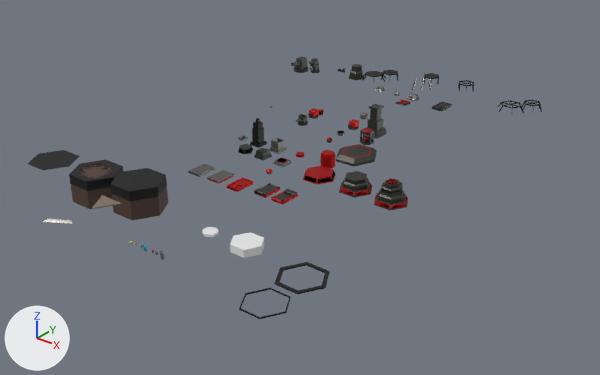
One commit to the Blender file Blender/Units.blend: the scene before it, then after it.
Before and after are seen from a 50 mm camera at (24.3, -32.1, 13.8) aimed at (5.3, -8.3, -0.9). The lights are fixed; the arrows at lower left show +X, +Y and +Z.

Before the edit, the objects in view are built like this:
```python
ob_container1old = bpy.data.objects.new('Container1Old', me_cube_009)
ob_container1old.location = (4.52, 0.59, 0.0)
ob_containerpart = bpy.data.objects.new('ContainerPart', me_cylinder_018)
ob_containerpart.location = (6.06, -7.48, 0.0)
ob_engine1old = bpy.data.objects.new('Engine1Old', me_cube_018)
ob_engine1old.location = (6.25, 1.24, 0.0)
ob_extractground1 = bpy.data.objects.new('ExtractGround1', me_cylinder_009)
ob_extractground1.location = (6.46, -6.05, 0.0)
ob_groundcrate = bpy.data.objects.new('GroundCrate', me_cylinder_020)
ob_groundcrate.location = (-0.04, -14.2, 0.45)
ob_groundcrate.rotation_euler = (0.0, 0.0, 0.524)  # degrees (0, 0, 30)
ob_reactorpart = bpy.data.objects.new('ReactorPart', me_cylinder_023)
ob_reactorpart.location = (5.94, -4.54, 0.0)
ob_weapon2new2 = bpy.data.objects.new('Weapon2New2', me_cube_016)
ob_weapon2new2.location = (2.42, -4.54, 0.0)
ob_weapon3 = bpy.data.objects.new('Weapon3', me_cube_001)
ob_weapon3.location = (5.67, -3.51, 0.0)
# also in view: 'AssemblerGround2' at (8.2, -8.6, 0.3); 'AssemblerGround1' at (6.4, -8.6, 0.1); 'GroundColider' at (-2.5, -14.4, 0.3); 'Ground' at (2.5, -14.3, 0.3); 'Cylinder.001' at (7.8, -14.3, 0.0)
```
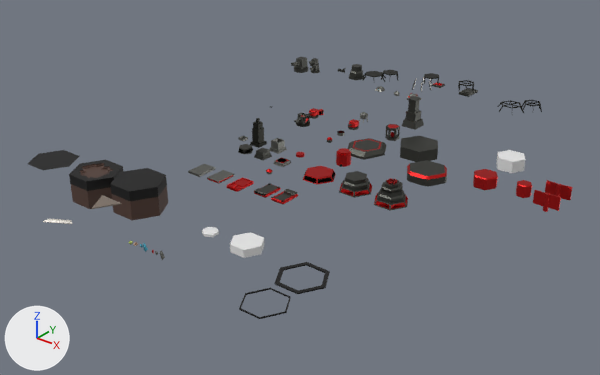
Patch to the scene script:
```diff
--- a/Blender/Units.blend.py
+++ b/Blender/Units.blend.py
@@ me_cylinder_028 @@
+me_cylinder_028.from_pydata(...)  # 30 vertices, 25 faces; spans x -0.85..0.85, y -0.79..0.79, z -0.15..0.25
+me_cylinder_028.materials.append(mat_unitframematerial)  # picture img_paletteunits_png_001
@@ me_cube_016_1 @@
+me_cube_016_1.from_pydata(...)  # 152 vertices, 138 faces; spans x -0.332..0.332, y -0.53..0.34, z -0.036..0.438
+me_cube_016_1.materials.append(mat_unitframematerial)  # picture img_paletteunits_png_001
@@ ob_extractground1 @@
-ob_extractground1 = bpy.data.objects.new('ExtractGround1', me_cylinder_009)
-ob_extractground1.location = (6.46, -6.05, 0.0)
+ob_extractground1 = bpy.data.objects.new('ExtractGround1', me_cylinder_028)
+ob_extractground1.location = (9.41, -5.37, -0.16)
@@ ob_container1old @@
 ob_container1old = bpy.data.objects.new('Container1Old', me_cube_009)
-ob_container1old.location = (4.52, 0.59, 0.0)
+ob_container1old.location = (4.52, 3.92, 0.0)
@@ ob_weapon3 @@
-ob_weapon3 = bpy.data.objects.new('Weapon3', me_cube_001)
-ob_weapon3.location = (5.67, -3.51, 0.0)
+ob_weapon3 = bpy.data.objects.new('Weapon3', me_cube_016_1)
+ob_weapon3.location = (2.42, -4.54, 0.0)
@@ ob_containerpart @@
 ob_containerpart = bpy.data.objects.new('ContainerPart', me_cylinder_018)
-ob_containerpart.location = (6.06, -7.48, 0.0)
+ob_containerpart.location = (6.44, -6.94, 0.0)
@@ ob_reactorpart @@
 ob_reactorpart = bpy.data.objects.new('ReactorPart', me_cylinder_023)
-ob_reactorpart.location = (5.94, -4.54, 0.0)
+ob_reactorpart.location = (6.53, -3.45, 0.0)
@@ ob_weapon2new2 @@
-ob_weapon2new2 = bpy.data.objects.new('Weapon2New2', me_cube_016)
@@ ob_engine1old @@
 ob_engine1old = bpy.data.objects.new('Engine1Old', me_cube_018)
-ob_engine1old.location = (6.25, 1.24, 0.0)
+ob_engine1old.location = (6.25, 3.83, 0.0)
@@ ob_partradar @@
+ob_partradar = bpy.data.objects.new('PartRadar', me_cylinder_039)  # 89 vertices, 83 faces; spans x -0.5..0.5, y -0.1..0.1, z 0.0..0.702; in mat_unitframematerial (picture img_paletteunits_png_001)
+ob_partradar.location = (14.3, -4.04, -0.35)
@@ ob_partradarflat @@
+ob_partradarflat = bpy.data.objects.new('PartRadarFlat', me_cylinder_038)  # a 6-sided cylinder along z spanning x -0.087..0.087, y -0.1..0.1, z 0.0..0.7; a box spanning x -0.5..0.5, y -0.029..0.022, z 0.163..0.702; in mat_unitframematerial (picture img_paletteunits_png_001)
+ob_partradarflat.location = (14.3, -5.07, -0.35)
@@ ob_radarpart2 @@
+ob_radarpart2 = bpy.data.objects.new('RadarPart2', me_cylinder_034)  # a 6-sided cylinder along z spanning x -0.3..0.3, y -0.26..0.26, z 0.0..0.5; in mat_unitframematerial (picture img_paletteunits_png_001); modifiers BEVEL
+ob_radarpart2.location = (13.37, -5.07, 0.0)
@@ ob_radarpart1 @@
+ob_radarpart1 = bpy.data.objects.new('RadarPart1', me_cylinder_031)  # 12 vertices, 8 faces; spans x -0.494..0.494, y -0.436..0.436, z 0.0..0.5; in mat_unitframematerial (picture img_paletteunits_png_001); modifiers BEVEL
+ob_radarpart1.location = (11.8, -5.07, -0.07)
@@ ob_extractground1flat @@
+ob_extractground1flat = bpy.data.objects.new('ExtractGround1FLat', me_cylinder_027)  # a 6-sided cylinder along z spanning x -0.9..0.9, y -0.79..0.79, z -0.25..0.25; in mat_unitframematerial (picture img_paletteunits_png_001)
+ob_extractground1flat.location = (7.84, -3.39, -0.16)
@@ ob_cylinder @@
+ob_cylinder = bpy.data.objects.new('Cylinder', me_cylinder_026)  # a 6-sided cylinder along z spanning x -0.478..0.722, y -0.501..0.549, z -0.25..0.25
+ob_cylinder.location = (11.68, -2.92, 0.18)
@@ ob_weapon3tower @@
+ob_weapon3tower = bpy.data.objects.new('Weapon3Tower', me_cube_001)
+ob_weapon3tower.location = (6.42, -1.59, 0.0)
@@ ob_extractground1old @@
+ob_extractground1old = bpy.data.objects.new('ExtractGround1old', me_cylinder_009)
+ob_extractground1old.location = (6.4, -5.24, 0.0)
```

Where the change shows, as pixel boxes [x1, y1, x2, y2] in the pictures (600 x 375 px):
'ExtractGround1', reshaped, moved (12% taller): before [336, 144, 377, 167]; after [407, 160, 447, 186]
'ExtractGround1FLat', added (black): after [400, 136, 438, 162]
'ExtractGround1old', added (black): after [347, 138, 386, 160]
'Weapon3', reshaped, moved: before [366, 104, 387, 139]; after [294, 113, 310, 127]
'Cylinder', added: after [496, 150, 526, 173]
'ContainerPart', moved: before [320, 150, 335, 168]; after [336, 148, 351, 167]
'Weapon3Tower', added (black): after [402, 96, 424, 130]
'RadarPart1', added (red): after [473, 169, 498, 190]
'ReactorPart', moved: before [360, 128, 374, 145]; after [385, 124, 400, 141]
'PartRadarFlat', added (red): after [533, 190, 561, 212]
'PartRadar', added: after [545, 180, 573, 200]
'RadarPart2', added: after [516, 180, 532, 198]
'Engine1Old', moved: before [432, 102, 452, 111]; after [459, 88, 478, 97]
'Weapon2New2', deleted: before [296, 114, 308, 126]
'Container1Old', moved: before [395, 99, 410, 106]; after [432, 82, 445, 88]
